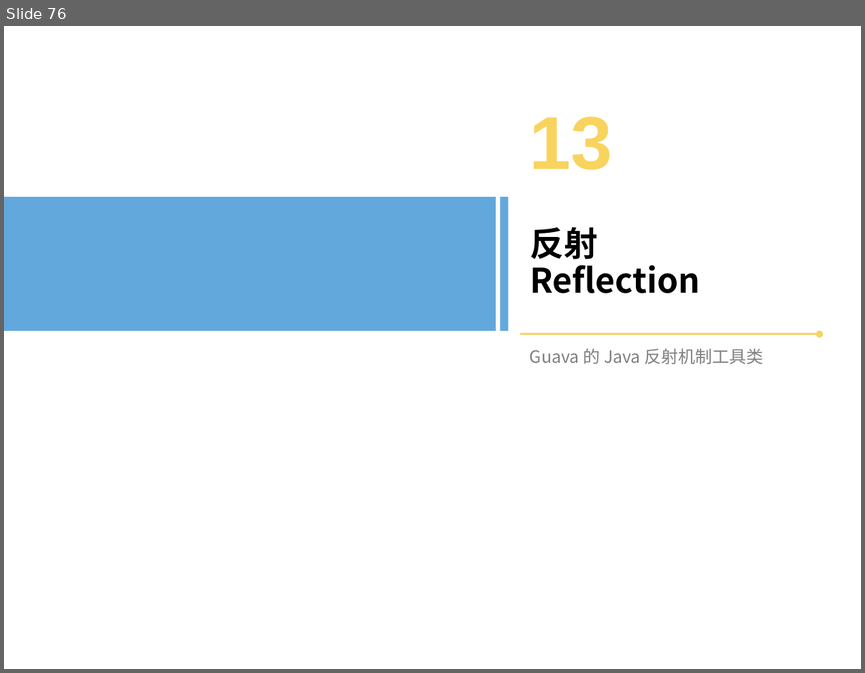
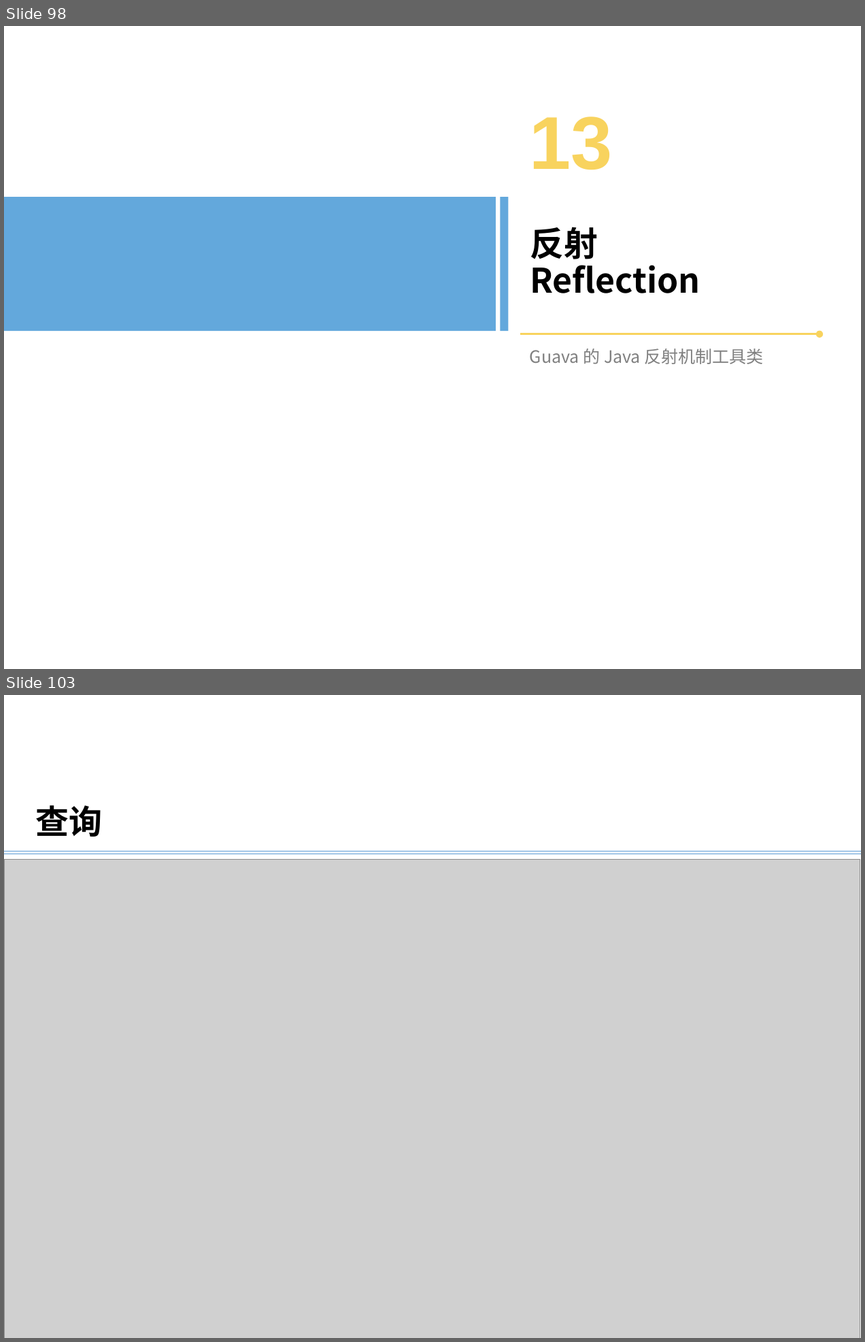
Before and after one commit to bxguo/guava, a slide deck: Guava介绍.pptx. Shown one above the other, each under a label of ours: slide 76 before the commit, slides 98 and 103 after it; the slides between them are not shown. The pictures are 865x673 and 865x1342 pixels, drawn with LibreOffice and Linux fonts; fonts in the diff are those of the drawing; grey boxes stand for pictures; background and template pictures are left out. Boxes give left, top, right and bottom in pixels: in the first picture for what was removed or moved away, otherwise in the second. Text is boxed around its words. In the diff, an @@ line names an element or a change of style, - is before the commit and + after.

```diff
--- a/Guava介绍.pptx
+++ b/Guava介绍.pptx
@@ slide 103 added at bbox=[4, 695, 861, 1338], background #FFFFFF @@
@@ text added at bbox=[35, 805, 102, 836], 28 pt, text #000000, bold @@
+查询
@@ line added from (4, 851) to (861, 851), #5B9BD5 0.5 pt @@
@@ line added from (4, 853) to (861, 853), #5B9BD5 0.5 pt @@
@@ picture added at bbox=[4, 860, 860, 1338] @@
@@ what was slide 76 is now slide 98 @@
```
Also in this commit, not shown: 26 other slides added, 1 other file.
